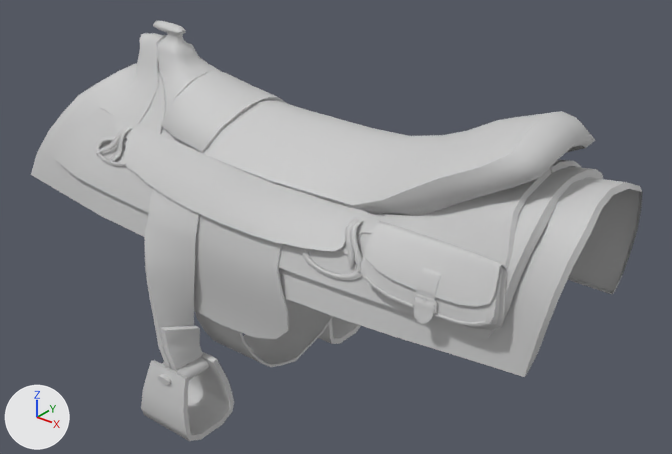
Before and after pictures for a commit that changed the Blender file Exports/FlyTack/Fly Saddle.blend.
One viewpoint serves both versions: a camera (50 mm lens) standing at (1.05, -1.207, 0.792) and looking at (0.047, 0.047, 0.015). The lights are fixed; the arrows at lower left show +X, +Y and +Z. The picture after the commit comes second.

Script lines for the objects in view, before the commit:
```python
me_fly_saddle_mesh = bpy.data.meshes.new('Fly Saddle Mesh')
me_fly_saddle_mesh.from_pydata(...)  # 4952 vertices, 8774 faces; spans x -0.605..0.605, y -0.28..0.28, z -0.36..0.36
me_fly_saddle_mesh.materials.append(mat_07___default)  # its picture is missing
ob_fly_saddle = bpy.data.objects.new('Fly Saddle', me_fly_saddle_mesh)
ob_fly_saddle.location = (0.0, 0.0, 0.0)
```
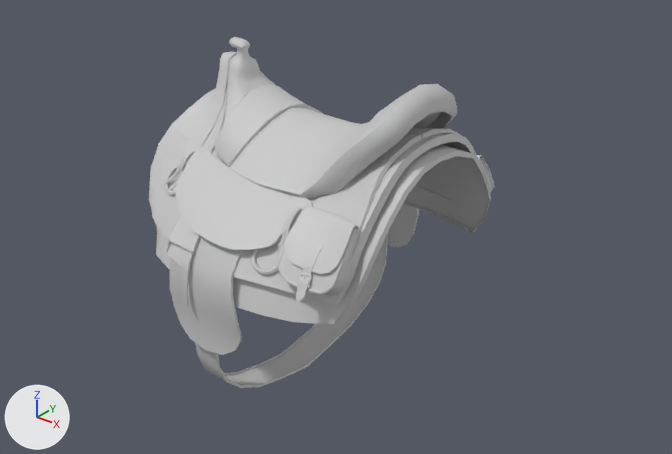
Where the change shows, as pixel boxes [x1, y1, x2, y2] in the pictures (672 x 454 px; the box of a moved part takes in the faces that stretch with it):
'Fly Saddle', reshaped (43% narrower, 16% shorter)
    before: [31, 21, 643, 441]
    after: [149, 37, 495, 388]
part 1 of me_fly_saddle_mesh, moved or reshaped
    before: [95, 139, 127, 166]
    after: [165, 169, 175, 195]
part 2 of me_fly_saddle_mesh, moved or reshaped
    before: [412, 294, 437, 314]
    after: [298, 273, 312, 289]
part 3 of me_fly_saddle_mesh, moved or reshaped
    before: [414, 267, 441, 324]
    after: [296, 244, 322, 302]
part 4 of me_fly_saddle_mesh, moved or reshaped
    before: [301, 248, 362, 280]
    after: [251, 249, 278, 274]
part 5 of me_fly_saddle_mesh, moved or reshaped (mostly hidden)
    before: [339, 232, 362, 256]
    after: [276, 221, 296, 247]
part 6 of me_fly_saddle_mesh, moved or reshaped
    before: [345, 219, 360, 268]
    after: [277, 208, 300, 260]
part 7 of me_fly_saddle_mesh, moved or reshaped
    before: [109, 128, 132, 162]
    after: [168, 151, 193, 192]
part 8 of me_fly_saddle_mesh, moved or reshaped
    before: [95, 127, 128, 154]
    after: [164, 152, 190, 185]
part 9 of me_fly_saddle_mesh, moved or reshaped
    before: [350, 220, 363, 272]
    after: [284, 209, 301, 243]
part 10 of me_fly_saddle_mesh, rebuilt (47% narrower, 17% shorter)
    before: [136, 21, 595, 216]
    after: [214, 37, 457, 199]
part 11 of me_fly_saddle_mesh, rebuilt
    before: [53, 99, 603, 340]
    after: [152, 134, 483, 305]
part 12 of me_fly_saddle_mesh, rebuilt (44% narrower, 25% shorter)
    before: [31, 63, 643, 377]
    after: [149, 88, 491, 324]
part 13 of me_fly_saddle_mesh, rebuilt (48% narrower, 19% shorter)
    before: [114, 119, 381, 252]
    after: [175, 143, 313, 250]
part 14 of me_fly_saddle_mesh, rebuilt
    before: [194, 299, 334, 367]
    after: [195, 231, 389, 388]
part 15 of me_fly_saddle_mesh, deleted
    before: [100, 33, 581, 441]
part 16 of me_fly_saddle_mesh, moved or reshaped
    before: [118, 159, 507, 380]
    after: [167, 51, 495, 355]

The change, as a diff of the scene's bpy script:
```diff
--- a/Exports/FlyTack/Fly Saddle.blend.py
+++ b/Exports/FlyTack/Fly Saddle.blend.py
@@ me_fly_saddle_mesh @@
-me_fly_saddle_mesh.from_pydata(...)  # 4952 vertices, 8774 faces; spans x -0.605..0.605, y -0.28..0.28, z -0.36..0.36
+me_fly_saddle_mesh.from_pydata(...)  # 4642 vertices, 8146 faces; spans x -0.243..0.306, y -0.28..0.28, z -0.301..0.36
+# me_fly_saddle_mesh part 1: the loose piece of 192 vertices spanning x -0.411..-0.283, y -0.165..-0.134, z 0.111..0.155 is multiplied about its middle by the matrix ((0.492, 0.0, 0.0), (-0.084, 1.199, 0.176), (0.0, 0.0, 1.0)), then moved by (0.197, -0.02, 0.0)
+# me_fly_saddle_mesh part 2: the loose piece of 165 vertices spanning x 0.382..0.425, y -0.191..-0.185, z 0.075..0.094 is multiplied about its middle by the matrix ((0.492, 0.0, 0.0), (-0.011, 1.252, 0.25), (0.0, 0.0, 1.0)), then moved by (-0.184, -0.058, 0.0)
+# me_fly_saddle_mesh part 3: the loose piece of 91 vertices spanning x 0.386..0.421, y -0.197..-0.169, z 0.054..0.134 is multiplied about its middle by the matrix ((0.492, 0.0, 0.0), (-0.015, 1.364, 0.225), (0.0, 0.0, 1.0)), then moved by (-0.185, -0.054, 0.0)
+# me_fly_saddle_mesh part 4: the loose piece of 192 vertices spanning x 0.152..0.28, y -0.187..-0.161, z 0.066..0.116 is multiplied about its middle by the matrix ((0.492, 0.0, 0.0), (0.038, 1.35, 0.228), (0.0, 0.0, 1.0)), then moved by (-0.089, -0.053, 0.0)
+# me_fly_saddle_mesh part 5: the loose piece of 48 vertices spanning x 0.179..0.256, y -0.172..-0.142, z 0.101..0.142 is multiplied about its middle by the matrix ((0.492, 0.0, 0.0), (0.049, 1.354, 0.222), (0.0, 0.0, 1.0)), then moved by (-0.09, -0.04, 0.0)
+# me_fly_saddle_mesh part 6: the loose piece of 48 vertices spanning x 0.228..0.258, y -0.176..-0.138, z 0.089..0.157 is multiplied about its middle by the matrix ((0.492, 0.0, 0.0), (0.047, 1.225, 0.286), (0.0, 0.0, 1.0)), then moved by (-0.103, -0.039, 0.0)
+# me_fly_saddle_mesh part 7: the loose piece of 48 vertices spanning x -0.35..-0.319, y -0.166..-0.123, z 0.116..0.179 is multiplied about its middle by the matrix ((0.492, 0.0, 0.0), (-0.068, 1.148, 0.194), (0.0, 0.0, 1.0)), then moved by (0.191, -0.018, 0.0)
+# me_fly_saddle_mesh part 8: the loose piece of 48 vertices spanning x -0.397..-0.323, y -0.16..-0.12, z 0.119..0.18 is multiplied about its middle by the matrix ((0.492, 0.0, 0.0), (-0.078, 1.146, 0.177), (0.0, 0.0, 1.0)), then moved by (0.203, -0.015, 0.0)
+# me_fly_saddle_mesh part 9: the loose piece of 48 vertices spanning x 0.237..0.278, y -0.178..-0.138, z 0.089..0.157 is multiplied about its middle by the matrix ((0.492, 0.0, 0.0), (0.043, 1.193, 0.312), (0.0, 0.0, 1.0)), then moved by (-0.11, -0.039, 0.0)
+# me_fly_saddle_mesh part 10: the loose piece of 560 vertices spanning x -0.416..0.534, y -0.135..0.135, z 0.167..0.36 is rebuilt with 560 vertices and now spans x -0.184..0.283, y -0.158..0.158, z 0.167..0.36
+# me_fly_saddle_mesh part 11: the loose piece of 291 vertices spanning x -0.524..0.541, y -0.192..0.192, z 0.048..0.261 is rebuilt with 291 vertices and now spans x -0.211..0.287, y -0.261..0.261, z 0.048..0.261
+# me_fly_saddle_mesh part 12: the loose piece of 239 vertices spanning x -0.605..0.605, y -0.192..0.192, z -0.007..0.262 is rebuilt with 235 vertices and now spans x -0.243..0.306, y -0.265..0.265, z -0.007..0.262
+# me_fly_saddle_mesh part 13: the loose piece of 136 vertices spanning x -0.368..0.283, y -0.192..-0.112, z 0.089..0.19 is rebuilt with 136 vertices and now spans x -0.16..0.16, y -0.254..-0.119, z 0.089..0.19
+# me_fly_saddle_mesh part 14: the loose piece of 108 vertices spanning x -0.172..0.02, y -0.192..0.192, z -0.301..0.129 is rebuilt with 108 vertices and now spans x -0.064..0.03, y -0.265..0.265, z -0.301..0.129
+# me_fly_saddle_mesh part 15: 12 loose pieces with 960 vertices, spanning x -0.433..0.524, y -0.28..0.28, z -0.36..0.332, are deleted
+# me_fly_saddle_mesh part 16: 680 vertices removed from x -0.322..0.514, y -0.245..0.245, z -0.251..0.174; 1334 vertices added at x -0.192..0.278, y -0.28..0.28, z -0.122..0.332
+# other edits to the shape of me_fly_saddle_mesh do not show in these pictures
 me_fly_saddle_mesh.materials.append(mat_07___default)
```
